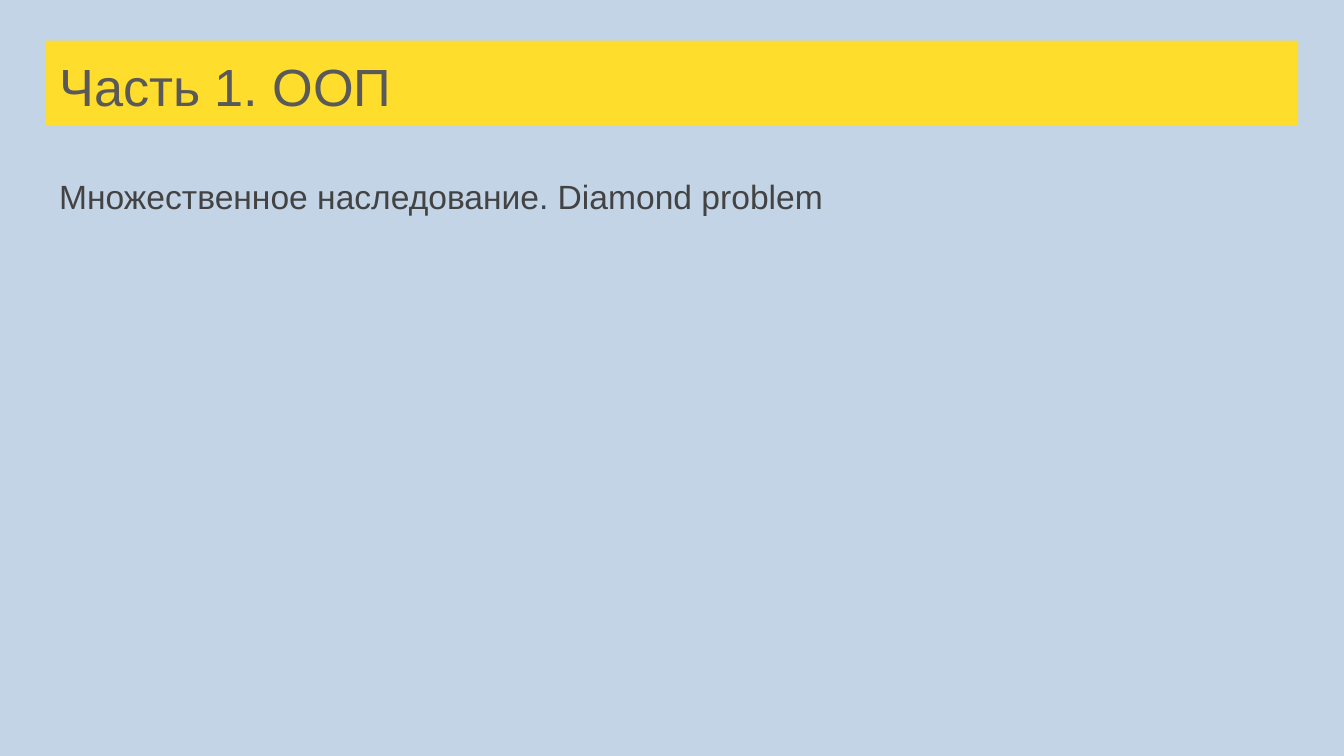
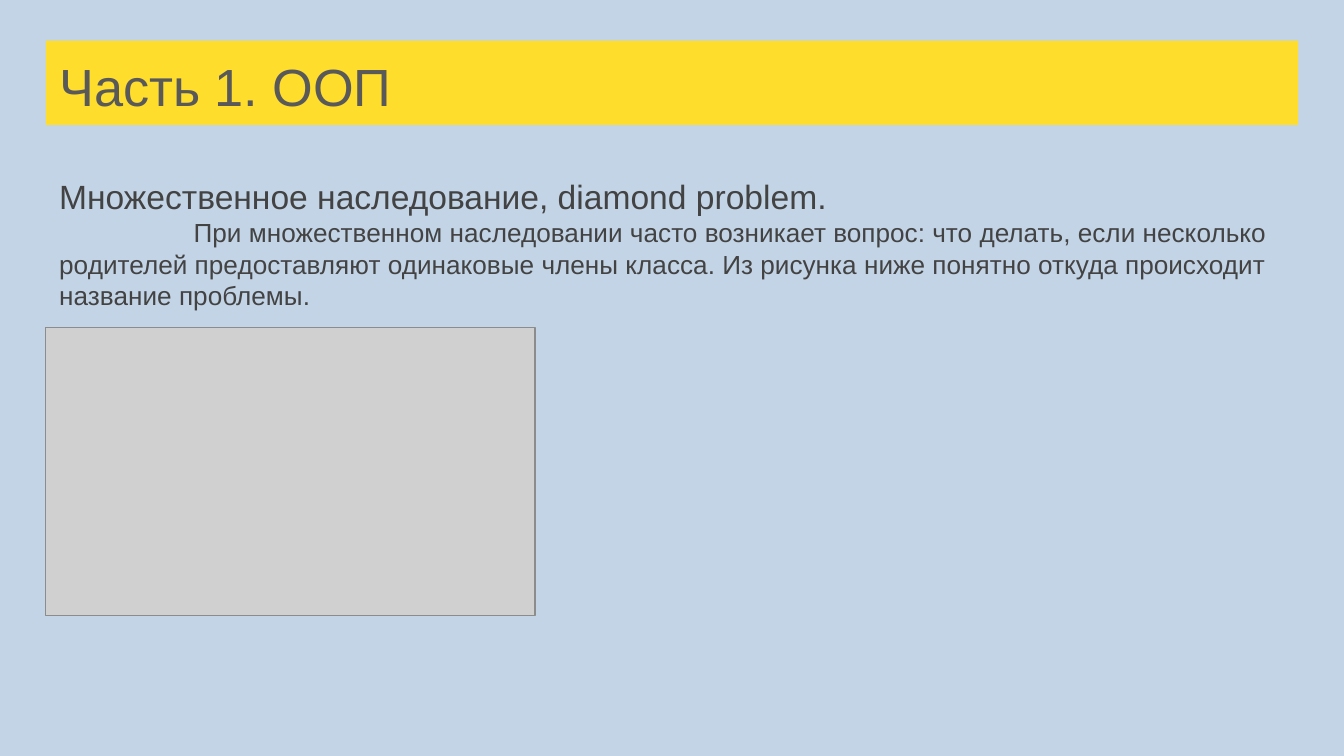
Before and after one commit to skye17/scala-school, a slide deck: slide 107 of src/main/resources/Лекции Scala для FinTech.pptx (slide 98 before the commit). Drawn at 1344x756 pixels with LibreOffice and Linux fonts; fonts in the diff are those of the drawing; grey boxes stand for pictures. Boxes give left, top, right and bottom in pixels: in the first picture for what was removed or moved away, otherwise in the second. Text is boxed around its words. In the diff, an @@ line names an element or a change of style, - is before the commit and + after.

```diff
--- a/src/main/resources/Лекции Scala для FinTech.pptx
+++ b/src/main/resources/Лекции Scala для FinTech.pptx
@@ text at [59,184,1266,311]: text changed; size 18 to 14 pt @@
-Множественное наследование. Diamond problem
+Множественное наследование, diamond problem.
+При множественном наследовании часто возникает вопрос: что делать, если несколько родителей предоставляют одинаковые члены класса. Из рисунка ниже понятно откуда происходит название проблемы.
@@ picture added at [46,328,535,616] @@
```
Also in this commit, not shown: 4 other slides changed, 17 slides added, 1 slide removed, 20 other files.
